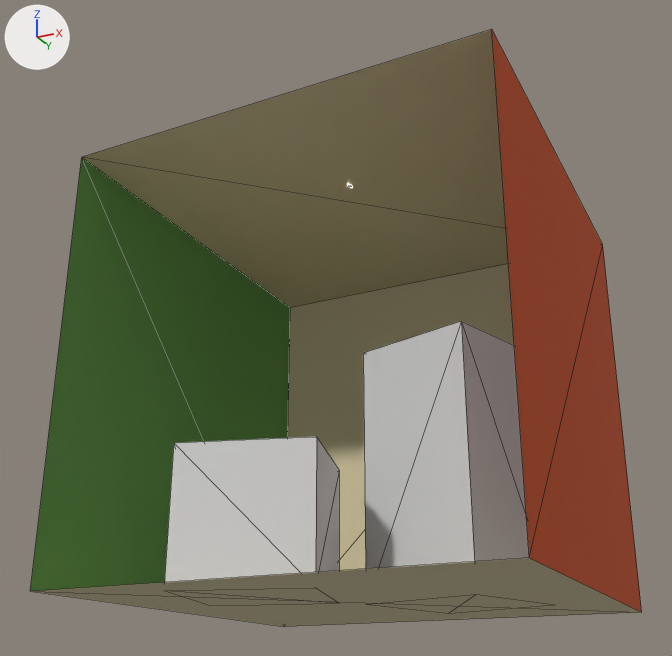
Two versions of the OBJ model scenes/cornellbox.obj, one commit apart.
Before and after are seen from a camera (50 mm lens) standing at (0.685, -1.499, -0.545) and looking at (-0.033, -0.063, 0.101). Arrows for +X, +Y and +Z are at upper left; the lights stay in place. Mesh edges are drawn as thin lines. Where no turn or scale is listed for an object, it has been applied to the vertices.

Script lines for the objects in view, before the commit:
```python
mat_light = principled_material('light')
mat_light.base_color = (0.8, 0.8, 0.8)  # white #e7e7e7
mat_light.roughness = 0.929
mat_light.emission_strength = 15.0
me_cornellbox = bpy.data.meshes.new('cornellbox')
me_cornellbox.from_pydata(...)  # 28 vertices, 36 faces; spans x -0.39..0.39, y -0.393..0.392, z -0.386..0.385
# faces by material slot: [24, 2, 2, 6, 2]
me_cornellbox.materials.append(mat_metal)  # light grey #d1d1d1
me_cornellbox.materials.append(mat_green)  # green #609647
me_cornellbox.materials.append(mat_light)  # white #e7e7e7
me_cornellbox.materials.append(mat_white)  # beige #e5d7af
me_cornellbox.materials.append(mat_red)  # orange #c1480b
ob_cornellbox = bpy.data.objects.new('cornellbox', me_cornellbox)
ob_cornellbox.location = (0.0, 0.0, 0.0)
```
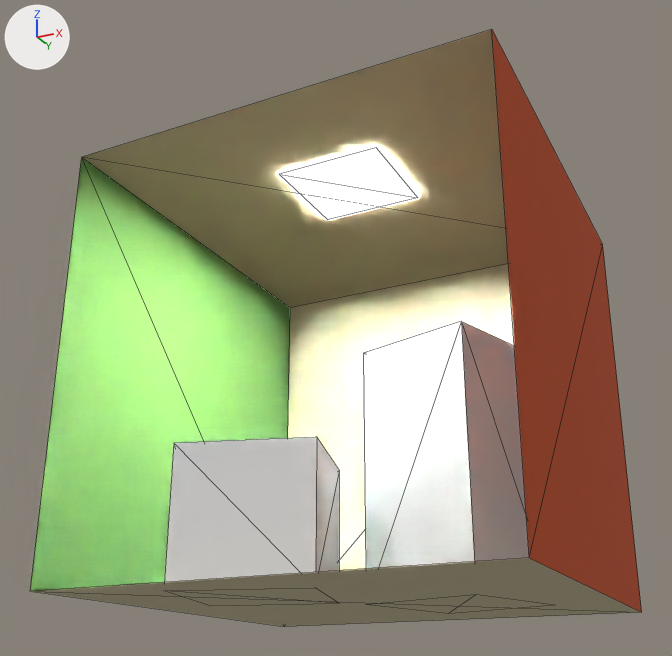
Boxes (x1, y1, x2, y2) around the edits, measured in the pictures (672 x 656 px; the box of a moved part takes in the faces that stretch with it):
'cornellbox', surface changed, reshaped
    both: (30, 29, 642, 627)
part 1 of me_cornellbox, moved or reshaped (not visible before)
    after: (280, 148, 418, 219)

The change, as a list of edits to the scene's bpy script:
```text
Change mat_light:
    mat_light.emission_strength: 15.0 -> 150.0
Change me_cornellbox:
    where me_cornellbox.from_pydata(...)  # 28 vertices, 36 faces; spans x -0.39..0.39, y -0.393..0.392, z -0.386..0.385
    used by ob_cornellbox; location = (0.0, 0.0, 0.0)
    me_cornellbox part 1
    me_cornellbox.vertices[0].co: (0.01, -0.081, 0.381) -> (0.108, -0.184, 0.381)  # pixel (351, 186) -> pixel (376, 147)
    me_cornellbox.vertices[1].co: (0.005, -0.081, 0.381) -> (-0.092, -0.184, 0.381)  # pixel (349, 187) -> pixel (279, 174)
    me_cornellbox.vertices[2].co: (0.01, -0.085, 0.381) -> (0.108, 0.016, 0.381)  # pixel (350, 185) -> pixel (417, 197)
    me_cornellbox.vertices[3].co: (0.005, -0.085, 0.381) -> (-0.092, 0.016, 0.381)  # pixel (348, 186) -> pixel (327, 219)
```
